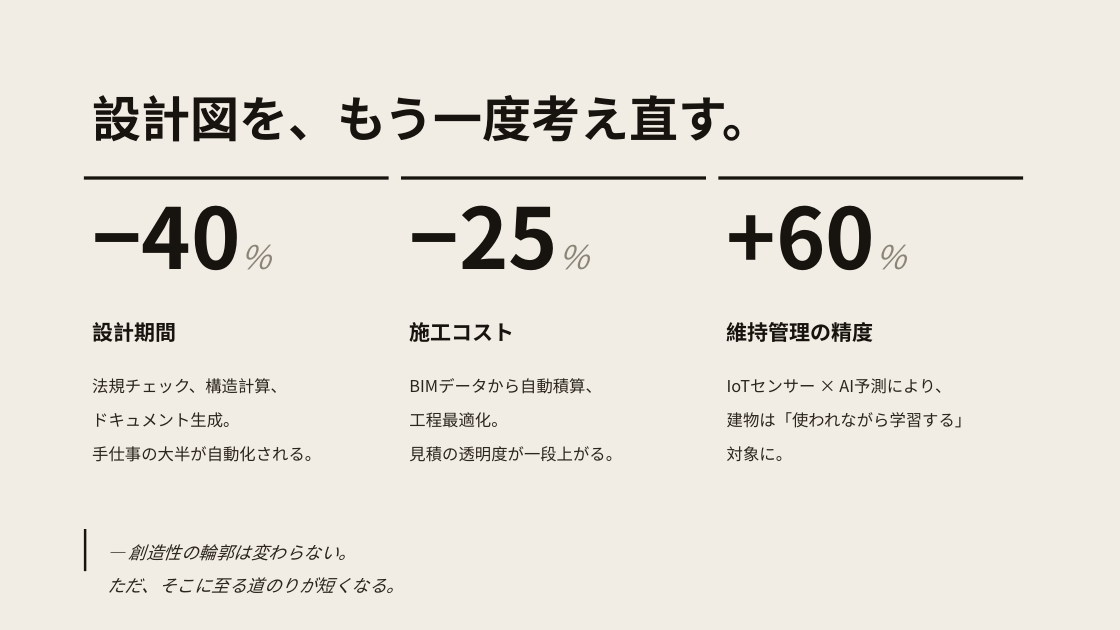
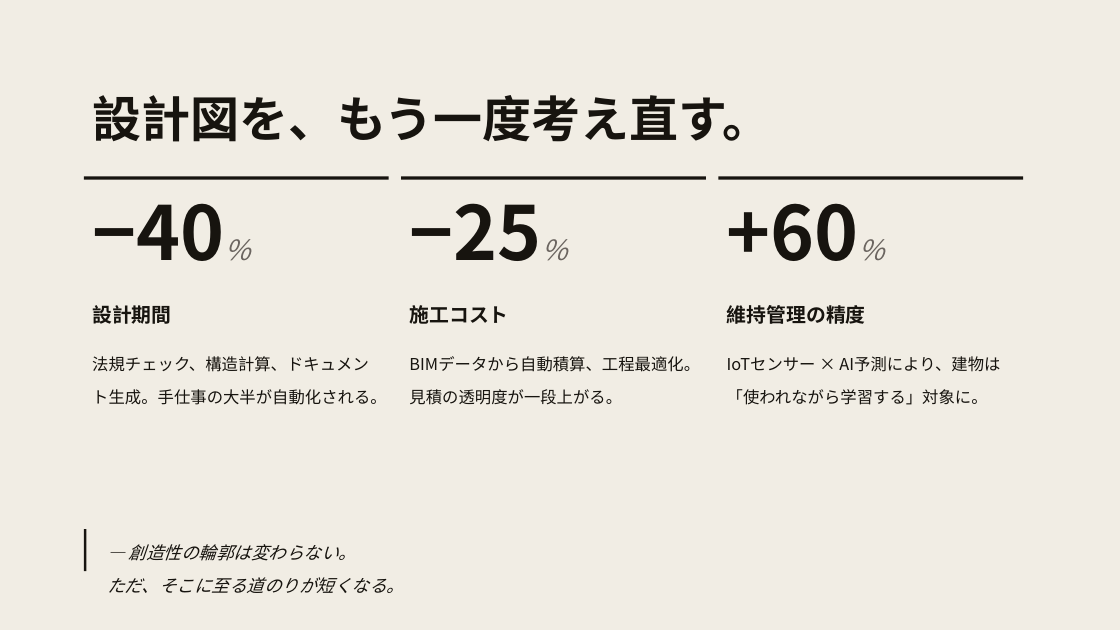
Before and after one commit to horihorihorihorichiz/-, a slide deck: slide 5 of slides/exports/architecture2026_text.pptx. Drawn at 1120x630 pixels with LibreOffice and Linux fonts; fonts in the diff are those of the drawing. Boxes give left, top, right and bottom in pixels: in the first picture for what was removed or moved away, otherwise in the second. Text is boxed around its words. In the diff, an @@ line names an element or a change of style, - is before the commit and + after.

```diff
--- a/slides/exports/architecture2026_text.pptx
+++ b/slides/exports/architecture2026_text.pptx
@@ text "−40%" at (92,203,224,261): size 72 to 64 pt, size 28 to 24 pt, text colour #8B8578 to #6B6560 in "−40%" @@
@@ text "−25%" at (409,203,541,261): size 72 to 64 pt, size 28 to 24 pt, text colour #8B8578 to #6B6560 in "−25%" @@
@@ text "+60%" at (727,203,859,261): size 72 to 64 pt, size 28 to 24 pt, text colour #8B8578 to #6B6560 in "+60%" @@
@@ text "設計期間": place and size @@
-text "設計期間" at (92,322,176,342)
+text "設計期間" at (92,305,171,324)
@@ text "施工コスト": place and size @@
-text "施工コスト" at (409,322,514,342)
+text "施工コスト" at (409,305,508,324)
@@ size 18 to 17 pt in 3 elements at (92,305,171,324), (409,305,508,324), (727,305,866,324) @@
@@ text "維持管理の精度": place and size @@
-text "維持管理の精度" at (727,322,874,342)
+text "維持管理の精度" at (727,305,866,324)
@@ text at (92,356,387,405): text changed; text colour #2B251E to #17140F @@
-法規チェック、構造計算、
-ドキュメント生成。
-手仕事の大半が自動化される。
+法規チェック、構造計算、ドキュメント生成。手仕事の大半が自動化される。
@@ text at (409,356,700,405): text changed; text colour #2B251E to #17140F @@
-BIMデータから自動積算、
-工程最適化。
-見積の透明度が一段上がる。
+BIMデータから自動積算、工程最適化。見積の透明度が一段上がる。
@@ text at (727,356,1000,405): text changed; text colour #2B251E to #17140F @@
-IoTセンサー × AI予測により、
-建物は「使われながら学習する」
-対象に。
+IoTセンサー × AI予測により、建物は「使われながら学習する」対象に。
@@ text "— 創造性の輪郭は変わらない。" at (107,544,404,593): text colour #2B251E to #17140F @@
```
Also in this commit, not shown: 5 other slides changed, 1 other file.
